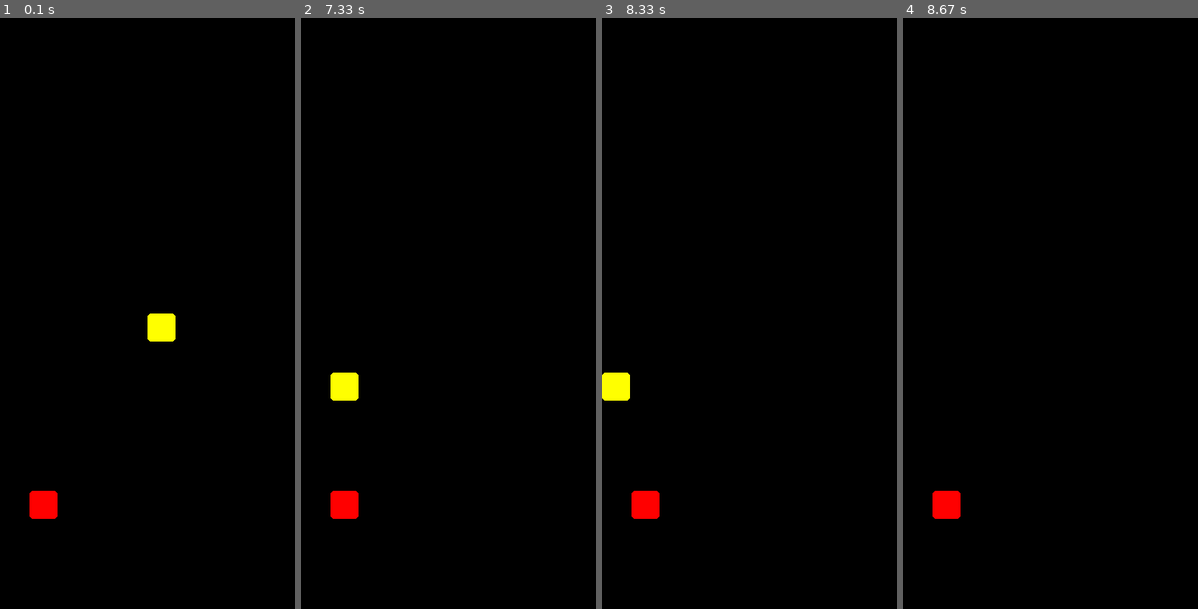
Above: before the commit, frames 1-4 (left to right).
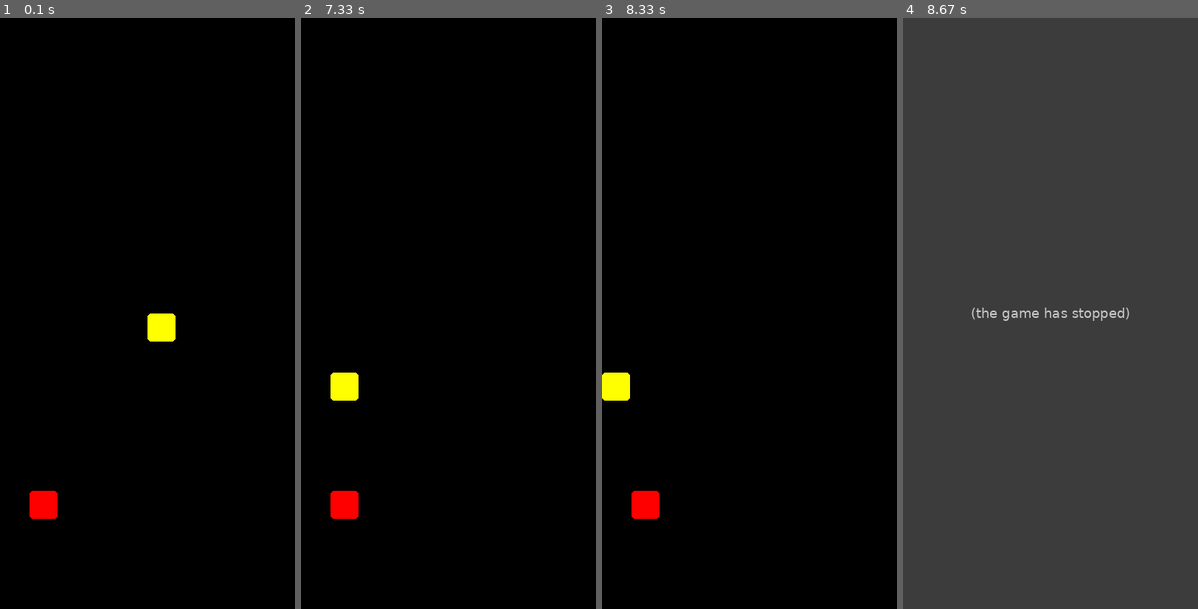
Above: after the commit, the same moments.

Repository: olegsklyarov/pygame-snake
Game: pygame game, started from snake.py
Same seed, same stepped clock (60 frames per second), same inputs: the game is played once before the commit and once after it.
Inputs:
- Up to frame 1 (0.1 s): no input
- Up to frame 2 (7.33 s): hold Up 0.33-0.8 s; hold Down 1.5-1.97 s; hold Left 3.83-4.37 s
- Up to frame 3 (8.33 s): no input
- Up to frame 4 (8.67 s): no input

Frames 1-3 are identical in both runs. In frame 4, 100% of the frame differs, in the area x 0-100%, y 0-100%.
After the commit the program exited at 8.33 s; later frames show no game.

Commit message:
process collidings

Diff:
--- a/src/field.py
+++ b/src/field.py
@@ -17,3 +17,6 @@
       self.width // 2,
       self.height // 2,
     )
+
+  def contains(self, e: Element) -> bool:
+    return 0 <= e.x < self.width and 0 <= e.y < self.height
--- a/src/main.py
+++ b/src/main.py
@@ -61,8 +61,15 @@
     clock.tick(60)
     counter += 1
     if not counter % speed:
-      is_apple_eaten = snake.move_and_is_eaten(apple)
-      if is_apple_eaten:
+      new_head = snake.get_new_head()
+      if snake.contains(new_head):
+        running = False
+      if not field.contains(new_head):
+        running = False
+      snake.enqueue(new_head)
+      if new_head != apple:
+        snake.dequeue()
+      else:
         apple = gen_new_apple(field, snake)
 
   pygame.quit()
--- a/src/snake.py
+++ b/src/snake.py
@@ -40,10 +40,8 @@
     if len(self.snake) == 1 or new_direction.value % 2 != self.direction.value % 2:
       self.direction = new_direction
 
-  def move_and_is_eaten(self, apple: Element) -> bool:
-    new_head = self.get_new_head()
+  def enqueue(self, new_head: Element):
     self.snake.appendleft(new_head)
-    if new_head != apple:
-      self.snake.pop()
-      return False
-    return True
+
+  def dequeue(self):
+    self.snake.pop()
